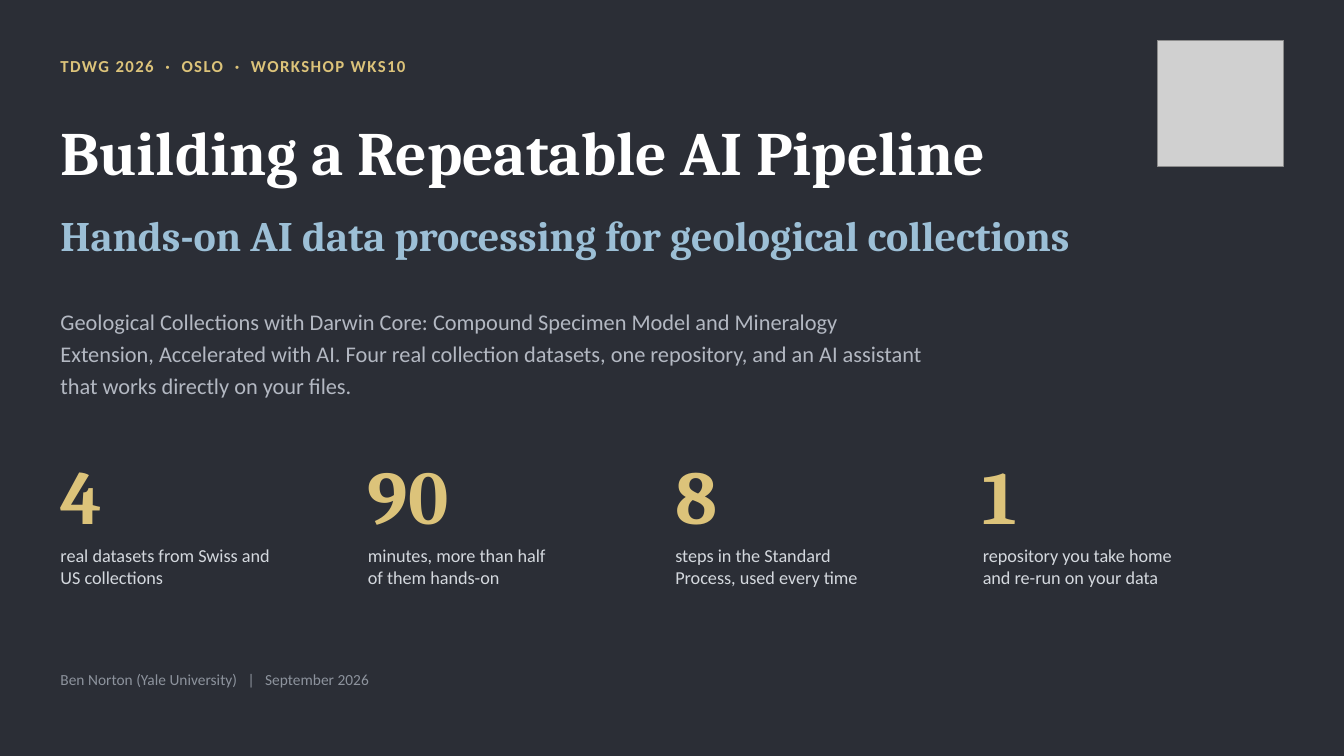
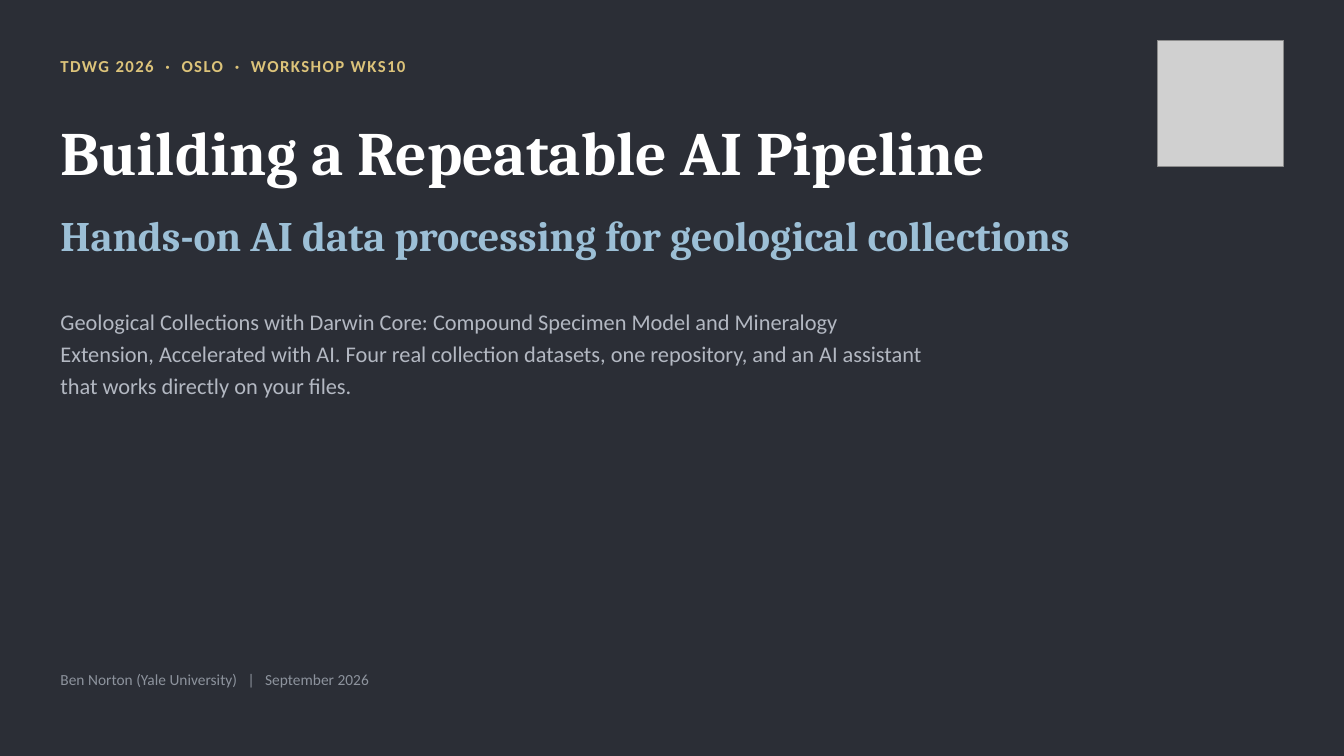
Before and after one commit to ben-norton/tdwg2026-wks10, a slide deck: slide 1 of docs/presentation/WKS10_Presentation.pptx. Drawn at 1344x756 pixels with LibreOffice and Linux fonts; fonts in the diff are those of the drawing; grey boxes stand for pictures. Boxes give left, top, right and bottom in pixels: in the first picture for what was removed or moved away, otherwise in the second. Text is boxed around its words. In the diff, an @@ line names an element or a change of style, - is before the commit and + after.

Commit message:
Updated presentation

```diff
--- a/docs/presentation/WKS10_Presentation.pptx
+++ b/docs/presentation/WKS10_Presentation.pptx
@@ text removed at bbox=[60, 472, 102, 524] @@
-4
@@ text removed at bbox=[368, 473, 449, 525] @@
-90
@@ text removed at bbox=[675, 472, 717, 525] @@
-8
@@ text removed at bbox=[983, 473, 1018, 524] @@
-1
@@ text removed at bbox=[60, 549, 270, 584] @@
-real datasets from Swiss and
-US collections
@@ text removed at bbox=[368, 549, 546, 584] @@
-minutes, more than half
-of them hands-on
@@ text removed at bbox=[675, 549, 858, 587] @@
-steps in the Standard
-Process, used every time
@@ text removed at bbox=[983, 549, 1172, 587] @@
-repository you take home
-and re-run on your data
```
Also in this commit, not shown: 2 other slides changed, 1 other file.
